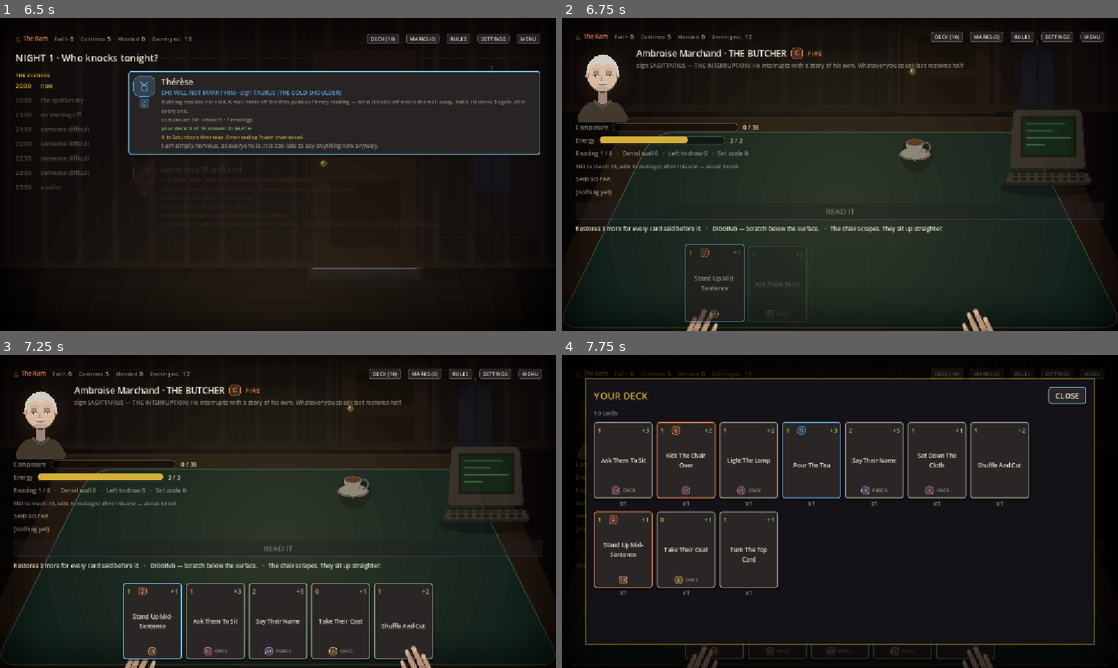
Above: before the commit, frames 1-4 (two rows, left to right).
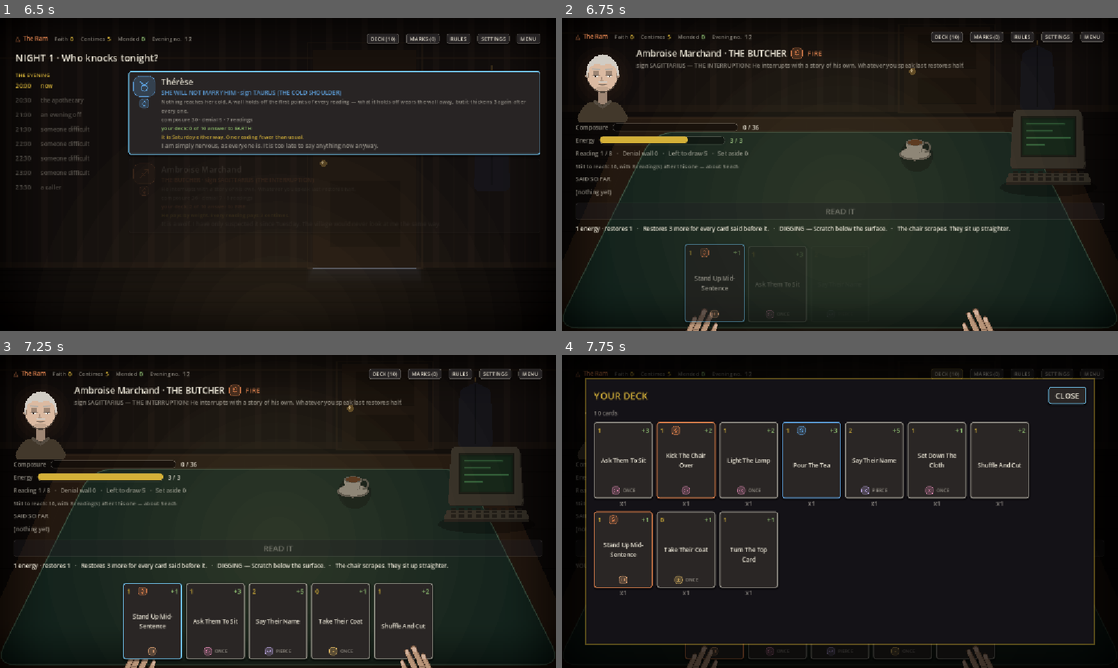
Above: after the commit, the same moments.

Repository: SwanFortune/fortune
Game: Godot game, scene res://scenes/Boot.tscn
The game is run twice, just before and just after one commit, with the same random seed, the same clock (stepped at 60 frames per second) and the same inputs.
Inputs (mouse positions are in pixels of both pictures, inside the frame that each line leads up to):
- Up to frame 1 (6.5 s): click "BEGIN A READING" at 0.5 s; click (133, 115) at 1.27 s; type "12" at 1.35 s; click "−" at 2 s; click "+" at 2.75 s; click "BACK" at 3.5 s; click "BEGIN A READING" at 4.25 s; click (133, 115) at 5.02 s; type "12" at 5.1 s; tap Enter (ui_accept) at 5.75, 6.02 s; move the mouse to (400, 158) at 5.77 s; hold Right (ui_right) from 5.78 s (still down); hold D (parlour_deck) from 5.78 s (still down); click (400, 158) at 5.92 s
- Up to frame 2 (6.75 s): release Right (ui_right) at 6.5 s; release D (parlour_deck) at 6.5 s; drag from (728, 190) to (812, 237) at 6.52 s
- Up to frame 3 (7.25 s): no input
- Up to frame 4 (7.75 s): click "DECK (10)" at 7.25 s

Frame 1 is identical in both runs. In frame 2, 0.8% of the frame differs, in the area x 2-81%, y 66-69%; in frame 3, 0.8%; in frame 4, nothing differs.

Commit message:
Finish the comment pass, and a card that had nothing to say
Second half of the trim: Map, RunHeader, Profile, Minitel, Icons, I18n, Audio,
Content, ModLoader, SettingsMenu, HowToPlay, PickScreen. Same rule as before,
and most of these earned their keep -- what a pack may put in an `unlock`, why
the Minitel's own words are exempt from I18n, why JSON numbers are coerced to
int in the loader rather than at forty display sites, why the look settings are
pulled, why the denial wall drains here and does not in the source. Those are
contracts. What went was the before-and-after around them.

CORRECTION TO THE LAST COMMIT MESSAGE. It claimed the comment share went from
30% to 26%; that compared two different sets of files. Measured over the same
set -- autoload/ and scenes/ -- it is 32.1% before the pass and 30.3% now. The
useful number is not that one anyway: 236 lines of narration are gone and no
constraint went with them.

AND THE FLAKE THAT CAME OUT OF IT WAS A REAL BUG AGAIN. One suite run in six
failed with "a card in hand carries no text at all". True: a card face's
tooltip was assembled from the extra rule, the archetype, the flavour and the
keywords, and a plain card has none of those -- so its tooltip was empty, and
the reading screen's hand label stayed blank when it was focused. That label is
the only channel a keyboard player has for reading a card at all.

Every tooltip now opens with what the card costs and what it restores, through
one UIKit.card_price() the reward row shares, so the two cannot drift. Eight
consecutive runs clean.

Full suite green.

Co-Authored-By: Claude Opus 5 <noreply@anthropic.com>
Claude-Session: https://claude.ai/code/session_01J6RRrwyn3hcGZTmEVan3Un

Diff:
--- a/godot/autoload/Audio.gd
+++ b/godot/autoload/Audio.gd
@@ -2,9 +2,6 @@
 ## autoload/Art.gd: the game is fully playable with zero audio files present,
 ## a missing sound is silence rather than an error, and it improves piece by
 ## piece as real audio lands.
-##
-## Before this existed, `master_volume` and `muted` in Settings drove the real
-## AudioServer master bus with nothing on it — honest wiring carrying nothing.
 ##
 ## THE SOUNDS THAT SHIP ARE PLACEHOLDERS. They are synthesized (see
 ## tests/gen_sounds.py) and are meant to be replaced, exactly the way the
--- a/godot/autoload/Content.gd
+++ b/godot/autoload/Content.gd
@@ -13,11 +13,9 @@
 ## every autoload that touches Content fails with it — which is to say the
 ## whole game, before anything has had a chance to report a useful error.
 ##
-## The README tells people to run the headless tests, so "clone and run" is the
-## first thing anyone does; it was broken and only worked here because this
-## container had a cache left over from an earlier editor-less run. preload()
-## resolves by path and needs no registry. This is the third time a bare global
-## name has bitten this port — see Nav.gd's header for the other two.
+## preload() resolves by path and needs no registry, so it works on a clone that
+## has never been opened in the editor — which is how the README tells people to
+## run this. See Nav.gd's header for the same trap in another form.
 const MOD_LOADER := preload("res://autoload/ModLoader.gd")
 
 ## NOTE: this used to be a `const LOAD_EXAMPLE_MODS := true` that nothing
@@ -28,19 +26,14 @@
 ## Emitted at the end of every reload(). Art, Audio, I18n and Save each connect
 ## to it in their own _ready() and re-sync themselves.
 ##
-## This used to be the CALLER's job: a screen that reloaded content also had to
-## remember to call Art.reload(), Audio.reload(), I18n.reload() and to put the
-## run in progress through Save so its copies of content records were looked up
-## again. The Mods screen did all of it. The Library did two of the four — so
-## editing a card while a run was in progress changed the registry and left the
-## deck holding the old version, and the player watched their edit do nothing.
+## FANNED OUT FROM HERE, never done by the caller. A screen that reloads content
+## would otherwise have to remember all four by hand, and one that remembered
+## only some left the run in progress holding stale copies of the records it had
+## just edited.
 ##
-## Fanning out from here instead means the list cannot be got wrong once and
-## then copied wrong forever: each subsystem owns its own response, and a new
-## screen that reloads content gets all of it for free. Connection order is
-## autoload order (see project.godot) — Art, Audio, I18n, then Save — which is
-## the order that matters, since Save's re-resolution reads the registries and
-## the locale that the first three have just refreshed.
+## Connection order is autoload order (project.godot): Art, Audio, I18n, then
+## Save — and that order matters, because Save's re-resolution reads the
+## registries and the locale the first three have just refreshed.
 signal reloaded
 
 var registries: Dictionary = {}
--- a/godot/autoload/I18n.gd
+++ b/godot/autoload/I18n.gd
@@ -109,11 +109,9 @@
 	return content("sign/" + str(sign.get("k", "")), field, str(sign.get(field, "")))
 
 
-## Port of fill()/PRON (Parlour v23.dc.html ~1156 and ~1187), which was missed
-## in the first pass: sign rules are written with {S}/{es}/{o}/... tokens meant
-## to be filled from the sitter's own pronoun at display time, and with nothing
-## doing the filling every sign read "{S} need{es} it to be a performance."
-## on screen.
+## Port of fill()/PRON (Parlour v23.dc.html ~1156 and ~1187). Sign rules are
+## written with {S}/{es}/{o}/... tokens, filled from the sitter's own pronoun at
+## display time — unfilled, a rule reads "{S} need{es} it to be a performance."
 ##
 ## Substitution happens AFTER translation on purpose. The tokens are part of the
 ## sentence, so a translated rule carries its own — and a translated pronoun
--- a/godot/autoload/Icons.gd
+++ b/godot/autoload/Icons.gd
@@ -1,11 +1,10 @@
 ## Autoload. The prototype's own vector icons, rasterised at whatever size and
 ## colour is asked for.
 ##
-## The source draws real line art for every element, sign, planet and card
-## archetype (EL_ART, SIGN_ART, PLANET_ART, ARCH in Parlour v23.dc.html). This
-## port had been showing the △▽◇□ TEXT GLYPHS instead — which the source uses
-## only as the character fallback inside its own card art. So a whole visual
-## system existed in the design and none of it had been carried over.
+## The line art for every element, sign, planet and card archetype comes from
+## the source (EL_ART, SIGN_ART, PLANET_ART, ARCH in Parlour v23.dc.html). The
+## △▽◇□ text glyphs are only the character fallback, and only where an icon is
+## missing.
 ##
 ## The path data is in data/base/icons.json, verbatim. Nothing here interprets
 ## it: an icon is wrapped in a 24x24 SVG document and handed to
--- a/godot/autoload/ModLoader.gd
+++ b/godot/autoload/ModLoader.gd
@@ -231,21 +231,15 @@
 	return _whole_numbers_to_ints(result)
 
 
-## JSON has no integer type, so Godot parses every number as a float: a card's
-## `"cost": 1` arrives as 1.0. The whole codebase then treats these as ints —
-## `int(c.get("cost"))` in scoring, `str(c.get("cost"))` on a card face — and
-## that mostly worked, because Godot 4.3's str() printed an integral float as
-## "1".
+## JSON HAS NO INTEGER TYPE, so Godot parses every number as a float: a card's
+## `"cost": 1` arrives as 1.0. The codebase treats these as ints throughout, and
+## str() on an integral float prints "1" on Godot 4.3 and "1.0" on 4.7 — so
+## without this every card reads "1.0" for its cost, with nothing erroring and
+## no test failing.
 ##
-## Godot 4.7 prints it as "1.0". Every card in the game suddenly read "1.0" for
-## its cost and "+5.0" for its restore. Nothing errored and no test failed:
-## the bug had been latent since the first commit, hidden by a formatting
-## detail of one engine version, and only a screenshot under 4.7 showed it.
-##
-## Fixing it at the display sites would be whack-a-mole. Fixing it here makes
-## "a number that looks whole IS an int" true for base content and every mod at
-## once, which is what the code has always assumed. Genuinely fractional values
-## (maxMul 1.35, pitch_jitter 0.05) are left alone.
+## Coerced HERE rather than at the display sites, so "a number that looks whole
+## IS an int" holds for base content and every mod at once. Genuinely fractional
+## values (maxMul 1.35, pitch_jitter 0.05) are left alone.
 func _whole_numbers_to_ints(value):
 	match typeof(value):
 		TYPE_FLOAT:
--- a/godot/autoload/Profile.gd
+++ b/godot/autoload/Profile.gd
@@ -1,19 +1,13 @@
 ## Autoload. What persists BETWEEN runs, as opposed to Save.gd's single run in
 ## progress. Small on purpose: a handful of totals at user://profile.cfg.
 ##
-## It exists to make one thing real. Every reader in readers.json carries an
-## `unlock` field, ported faithfully from the prototype — and nothing read it,
-## so all thirteen were available from the first launch and the field was
-## decoration. It is now a condition this evaluates.
-##
-## NO PROGRESSION IS INVENTED FOR THE BASE GAME. Every base reader still has
-## `unlock: null` and is available immediately, exactly as before; what changed
-## is that the mechanism works, is tested, and is moddable — a pack can lock a
-## reader behind a condition, and the example pack does, so the feature is
-## exercised rather than merely present. Whether any BASE reader should be
-## locked is a design decision for the game's author, not a porting one. (The
-## obvious candidate, if ever: Serpentarius, the thirteenth sign, "You were
-## never on the wheel.")
+## It is what makes readers.json's `unlock` field real rather than decoration.
+##
+## NO PROGRESSION IS INVENTED FOR THE BASE GAME: every base reader carries
+## `unlock: null` and is available immediately. The mechanism works, is tested
+## and is moddable — the example pack locks a reader, so it is exercised — but
+## whether any BASE reader should be locked is the author's decision, not a
+## porting one.
 ##
 ## Stats are recorded by watching Run.state_changed for the transitions that
 ## matter, the same way Save.gd works, so Run.gd stays free of persistence.
@@ -187,11 +181,9 @@
 	for key in STATS:
 		if _values.has(key):
 			cfg.set_value(SECTION, key, _values[key])
-	# The return value is not decoration: if user:// is read-only or the disk is
-	# full this fails, and until now it failed in silence — the same class of
-	# bug as the run that stopped being saved without telling anyone, with
-	# smaller stakes (a lost setting or a lost unlock, not a lost run) and the
-	# same fix. The main menu shows it, once, for whichever of the three failed.
+	# The return value is not decoration: a read-only user:// or a full disk
+	# fails here, and the main menu shows it once for whichever of the three
+	# config writes failed. Silent, it costs an unlock.
 	# Written to a temporary file and renamed into place, for the same reason
 	# Save.gd does it: a crash partway through a write would otherwise leave a
 	# truncated config, and a truncated config is one ConfigFile.load() refuses
--- a/godot/scenes/HowToPlay.gd
+++ b/godot/scenes/HowToPlay.gd
@@ -1,10 +1,4 @@
 ## The rules, in one place a player can actually reach.
-##
-## The game explained itself nowhere. What explanation existed lived in hover
-## tooltips — which are unreachable on a gamepad, invisible to anyone who does
-## not think to hover, and gone the moment you move the mouse. So a player
-## opening this cold had no way to learn what composure is, why the ORDER of
-## the cards is the entire game, or what a sign's denial does to them.
 ##
 ## MOST OF THIS IS NOT NEW PROSE. The glossary is `UIKit.KEYS`, which the
 ## author wrote and the locale already translates; the elements come from
--- a/godot/scenes/Map.gd
+++ b/godot/scenes/Map.gd
@@ -51,17 +51,13 @@
 	_knock(root)
 
 
-## SOMEBODY KNOCKS. The screen asks "who knocks tonight?", a run is sixteen
-## knocks long, and it ends the night the knocking stops — and in the entire
-## port nothing had ever knocked. Three raps on the door behind the screen: the
-## sound, the leaf jumping in its frame, and more of whoever is out there coming
-## under it each time.
+## Three raps on the door behind the screen: the sound, the leaf jumping in its
+## frame, and more light under it each time. The rhythm accelerates slightly,
+## the way a person's knuckles do.
 ##
-## Nothing waits for it. The options are already there and already focused; a
+## NOTHING WAITS FOR IT. The options are already there and already focused, so a
 ## player can choose during the first knock. An atmosphere beat that takes the
-## game away from you is a beat you resent by the tenth night.
-##
-## The rhythm accelerates slightly, the way a person's knuckles do.
+## game away from you is one you resent by the tenth night.
 const KNOCKS := [0.00, 0.34, 0.60]
 
 func _knock(root: Control) -> void:
@@ -75,13 +71,12 @@
 		return
 	# THE ROOM BY ITS ID, never by reference, all the way down.
 	#
-	# The rule, established the hard way: a lambda whose OWN OBJECT is freed is
-	# dropped silently by Godot's signal bookkeeping and never runs — which is
-	# fine. A lambda that CAPTURES a freed Node is not: the engine nulls the
-	# capture, logs "Lambda capture at index 0 was freed", and calls the body
-	# anyway, so a guard inside the body is too late. These two knocks, pending
-	# for up to six tenths of a second after a player picks a caller and the map
-	# is torn down, were every one of the ten such errors the suite printed.
+	# A lambda whose OWN OBJECT is freed is dropped silently and never runs. A
+	# lambda that CAPTURES a freed Node is not: Godot nulls the capture, logs
+	# "Lambda capture at index 0 was freed", and calls the body ANYWAY — so a
+	# guard inside the body is too late. These knocks stay pending for six
+	# tenths of a second after the map is torn down, which is long enough to
+	# hit it on every single encounter.
 	var id := room.get_instance_id()
 	var rattle := func(v: float) -> void:
 		if is_instance_id_valid(id):
@@ -100,13 +95,11 @@
 
 
 ## The night as a page in an appointment book: eight half-hours down the left,
-## each one either written in, happening now, or still to come.
+## each either written in, happening now, or still to come.
 ##
-## This is the thing the game most obviously did not have. "Who knocks
-## tonight?" was a question asked with no information whatsoever — you could not
-## see that the Mayor was at the end of it, that the apothecary was at half past
-## nine, or that you had two more callers before a night off. Every deckbuilder
-## worth the name shows you the road; this one showed one step of it.
+## PAST hours name who came and how it went; FUTURE hours give the shape only —
+## a name would give the night away. Built from Run.state's plan, which is
+## decided at the start of the night for exactly this reason.
 const AGENDA_WIDTH := 214.0
 
 ## What a future hour promises, by what the plan says is on offer. Only the
@@ -122,11 +115,10 @@
 
 ## One line saying how the deck you are carrying answers to this caller's sign.
 ##
-## Counted straight off the deck rather than through Rules, on purpose: this is
-## a plain "how many of these do I own", and the two cards whose element is not
-## fixed until they are played (the chromatics) are counted as what they are —
-## unfixed — rather than guessed at. A screen that guesses is worse than one
-## that says it does not know.
+## Counted straight off the deck rather than through Rules: this is a plain "how
+## many of these do I own". The chromatics, whose element is not fixed until
+## they are played, are reported as UNFIXED rather than guessed — a screen that
+## guesses is worse than one that says it does not know.
 func _deck_against(q: Dictionary) -> String:
 	var el := str(q.get("el", ""))
 	if el == "":
--- a/godot/scenes/PickScreen.gd
+++ b/godot/scenes/PickScreen.gd
@@ -60,22 +60,13 @@
 		var el_c: Color = UIKit.el_color(c["el"]) if c.get("el") != null else UIKit.DIM
 		lines.append([I18n.t(str(o.get("kind", ""))), 11, UIKit.GOLD])
 		lines.append([UIKit.card_summary(c), 16, el_c])
-		# WHAT IT COSTS AND WHAT IT RESTORES WERE NOWHERE ON THIS SCREEN. The
-		# rows carried the name, the extra rule and the flavour — and the two
-		# numbers that define a card were not among them, because auto_text()
-		# only describes what a card does BEYOND restoring. So the single most
-		# consequential decision in the game, which card goes into your deck for
-		# the rest of the run, was made without them. A plain card with no extra
-		# rule was worse still: its rules line came out empty, so the row said a
-		# name, a blank, and a line of flavour.
-		#
-		# A line, not the drawn face. The face was tried first and is the nicer
-		# object — it is what the card will look like in the hand — but it is 158
-		# pixels tall, and three of them pushed the third reward below the fold.
-		# A choice screen whose options cannot be seen at once is a worse problem
-		# than the one being fixed.
-		lines.append([I18n.t("%s energy · restores %s") % [
-			c.get("cost", 0), c.get("f", 0)], 12, UIKit.GOLD])
+		# The price, explicitly: auto_text() only describes what a card does
+		# BEYOND restoring, so without this the two numbers that define a card
+		# appear nowhere on the screen where you choose it for the rest of the
+		# run. A LINE, not the drawn face — a face is 158px tall and three of
+		# them push the third option below the fold, and a choice screen whose
+		# options cannot be compared at once is the worse problem.
+		lines.append([UIKit.card_price(c), 12, UIKit.GOLD])
 		lines.append([UIKit.card_text(c), 12, UIKit.INK])
 		if c.get("fl", "") != "":
 			lines.append([c["fl"], 11, UIKit.DIM])
@@ -90,11 +81,9 @@
 		lines.append([I18n.t(str(o.get("name", ""))), 16, UIKit.INK])
 		lines.append([I18n.t(str(o.get("text", ""))), 12, UIKit.DIM])
 
-	# An option that hands over a card or a mark may still have SOMETHING TO SAY
-	# about it — the events written for the port lean on that line ("It smells
-	# like her kitchen and it works, which you resent"). Only the third branch
-	# above printed `text`, so on a card or a mark the option's own words were
-	# silently thrown away and the row read as a shop entry.
+	# An option handing over a card or a mark may still have SOMETHING TO SAY
+	# about it, and the events lean on that line. The branches above print the
+	# card or the mark, not the option, so without this those words are lost.
 	if (o.has("card") or o.has("mark")) and str(o.get("text", "")) != "":
 		lines.append([I18n.t(str(o["text"])), 11, UIKit.DIM])
 
--- a/godot/scenes/RunHeader.gd
+++ b/godot/scenes/RunHeader.gd
@@ -1,13 +1,10 @@
-## The persistent run status bar, shown on every in-run screen (map, reading,
-## pick, result). Before this existed the run's own state was scattered and
-## partly invisible: coin/faith were re-rendered slightly differently on two
-## screens, the deck was only ever a number you couldn't inspect, and MARKS
-## AND RELICS WERE SHOWN NOWHERE AT ALL — you could earn a permanent passive
-## off an elite and have no way to find out what it did.
+## The persistent run status bar, on every in-run screen: map, reading, pick,
+## result. One place where the run's own state is rendered, so it cannot drift
+## between screens, and where the deck and the marks are inspectable rather than
+## being a number you cannot open.
 ##
-## Built as a plain static factory rather than a scene so the existing
-## screens (which all build their UI procedurally in _ready) can each add one
-## line and get it, with no .tscn wiring.
+## A static factory rather than a scene, so a screen that builds its UI in
+## _ready() adds one line and gets it, with no .tscn wiring.
 class_name RunHeader
 extends RefCounted
 
@@ -16,12 +13,12 @@
 const UIKit := preload("res://scenes/UIKit.gd")
 
 
-## `host` is the scene adding the header — used as the parent for the modal
-## overlays and as the scene to come back to from Settings.
-## Returns the header. When the run cannot be written to disk it returns a
-## column — the warning line above the bar — rather than the bar alone, so
-## every screen that adds a header gets the warning without a change of its
-## own. Callers add whatever comes back; none of them cares which it is.
+## `host` is the scene adding the header — the parent for the modal overlays,
+## and the scene Settings comes back to.
+##
+## Returns the bar, OR a column of the bar under a warning line when the run
+## cannot be written to disk. Callers add whatever comes back without caring
+## which, so every screen with a header inherits the warning.
 static func build(host: Node) -> Control:
 	var bar := _bar(host)
 	if not Save.write_failed:
@@ -51,10 +48,9 @@
 	bar.add_child(_stat(I18n.t("Faith"), str(st.get("faith", 0)), UIKit.GOLD, I18n.t(UIKit.KEYS["faith"])))
 	bar.add_child(_stat(I18n.t("Centimes"), str(st.get("coin", 0)), UIKit.GOLD, I18n.t(UIKit.KEYS["centimes"])))
 	bar.add_child(_stat(I18n.t("Mended"), str(st.get("mended", 0)), UIKit.GREEN, ""))
-	# WHICH RUN THIS IS. You choose a difficulty and a seed on the sign screen
-	# and then nothing said which you were on for the next three nights, so a
-	# player halfway up the ladder could not tell a hard run from an ordinary
-	# one, and a seed handed round was unverifiable at the far end.
+	# WHICH RUN THIS IS — the difficulty and the seed chosen on the sign screen.
+	# Without them a player halfway up the ladder cannot tell a hard run from an
+	# ordinary one, and a seed handed to somebody else is unverifiable.
 	var level := int(st.get("level", 0))
 	if level > 0:
 		var rung: Dictionary = {}
@@ -76,28 +72,21 @@
 	bar.add_child(_chip("%s (%d)" % [I18n.t("DECK"), deck.size()], func(): _show_deck(host)))
 
 	var marks: Array = st.get("marks", [])
-	# Reads "MARKS (0)" rather than being hidden when empty, so it's
-	# discoverable as a thing that fills up rather than appearing from
-	# nowhere the first time an elite drops one.
+	# Reads "MARKS (0)" rather than hiding when empty, so it is discoverable as
+	# a thing that fills up rather than appearing from nowhere.
 	bar.add_child(_chip("%s (%d)" % [I18n.t("MARKS"), marks.size()], func(): _show_marks(host)))
-	# The rules, as an overlay rather than a scene change: a player who needs
-	# to look something up mid-reading should not have to leave the reading,
-	# and the run screens rebuild from Run.state anyway so a trip out and back
-	# would be safe but jarring.
+	# An overlay rather than a scene change: looking a rule up mid-reading
+	# should not mean leaving the reading.
 	bar.add_child(_chip(I18n.t("RULES"), func(): _show_rules(host)))
 	bar.add_child(_chip(I18n.t("SETTINGS"), func():
 		Nav.goto_settings(host.scene_file_path)
 	))
-	# THE WAY OUT. Once BEGIN was pressed there was no route back to the main
-	# menu from anywhere in the game: not from the sign screen, not from the map,
-	# not from the ending. SETTINGS returned you to the run it came from, and
-	# everything else led forward. Which meant that after starting a run a player
-	# could not reach the Library, the Minitel, the mods list — or QUIT. The only
-	# way to leave this game was the window's close button.
+	# THE WAY OUT of a run, and the only route back to the Library, the Minitel,
+	# the mods list and QUIT once one has started. See UIKit.WAY_OUT.
 	#
-	# No confirmation, because there is nothing to confirm: the run is written to
-	# disk on the way out and CONTINUE on the menu picks it up mid-reading, cards
-	# in hand and all. That is the whole reason the save keeps the fight.
+	# No confirmation, because there is nothing to confirm: the run is flushed to
+	# disk on the way out and CONTINUE picks it up mid-reading, cards in hand.
+	# That is what the save keeping the fight is for.
 	var way_out := _chip(I18n.t("MENU"), func():
 		Save.flush()
 		Nav.goto_main_menu()
@@ -115,11 +104,10 @@
 ##
 ## Returns true if it consumed the event, so the caller can mark it handled.
 ##
-## WHILE AN OVERLAY IS OPEN THIS SWALLOWS EVERYTHING. That is the point, and it
-## was missing: the overlay is a modal panel drawn over the screen, but the
-## screen underneath kept its own keyboard handling, so pressing D twice opened
-## a second deck on top of the first, Escape closed nothing, and the reading's
-## own READ IT shortcut still fired at a board the player could not see.
+## WHILE AN OVERLAY IS OPEN THIS SWALLOWS EVERYTHING, and must: the overlay is
+## a panel drawn over a screen that is still live underneath. Let a key through
+## and D opens a second deck on top of the first, Escape closes nothing, and
+## READ IT fires at a board the player cannot see.
 static func handle_shortcut(event: InputEvent, host: Node) -> bool:
 	var open := open_overlay(host)
 	if open != null:
@@ -167,8 +155,8 @@
 	b.text = text
 	b.pressed.connect(on_pressed)
 	b.add_theme_font_size_override("font_size", 11)
-	# The header's chips are the same surface as every other button, at three
-	# fifths of the treatment — they sit above the game and should not shout.
+	# The same surface as every other button at three fifths of the treatment:
+	# these sit above the game and should not shout.
 	UIKit.style_button(b, 0.6)
 	return b
 
--- a/godot/scenes/SettingsMenu.gd
+++ b/godot/scenes/SettingsMenu.gd
@@ -1,11 +1,5 @@
 ## Settings screen. A category rail down the left, the chosen category's rows
 ## on the right, actions along the bottom.
-##
-## It was one long scroll until it had twenty rows in it, at which point the
-## thing a player actually does here — "find the volume" — meant reading past
-## everything else. The rail is not decoration: it is the only way a settings
-## screen stays findable as it grows, which is why every game with more than a
-## dozen options has one.
 ##
 ## Every control is bound directly to a Settings key and takes effect
 ## immediately. There is no Apply button and no staged copy of the values,
--- a/godot/scenes/UIKit.gd
+++ b/godot/scenes/UIKit.gd
@@ -1363,6 +1363,16 @@
 	return I18n.t(str(value))
 
 
+## What a card costs to say and what it restores before any rule applies — the
+## two numbers printed on its face, as a sentence.
+##
+## One function because it is said in two places that must not drift: the hand
+## card's tooltip and the reward row. It also guarantees a card ALWAYS has
+## something to say, which card_face() relies on — see its tooltip.
+static func card_price(c: Dictionary) -> String:
+	return I18n.t("%s energy · restores %s") % [c.get("cost", 0), c.get("f", 0)]
+
+
 static func card_text(c: Dictionary) -> String:
 	if c.get("custom", false):
 		return c.get("text", "")
@@ -1410,7 +1420,14 @@
 	wrap.custom_minimum_size = card_face_size()
 	var el = c.get("el")
 	var el_c: Color = el_color(el) if el != null and el != "" else DIM
-	var tip_lines: Array = [card_text(c)]
+	# ALWAYS STARTS WITH THE PRICE, so a card can never have an empty tooltip.
+	# A plain card — no extra rule, no archetype, no flavour, no keyword — has
+	# nothing else to say, and an empty tooltip means the reading screen's hand
+	# label stays blank when that card is focused. That label is the only channel
+	# a keyboard player has for reading a card at all.
+	var tip_lines: Array = [card_price(c)]
+	if card_text(c) != "":
+		tip_lines.append(card_text(c))
 	var arch_tip := archetype_text(str(c.get("a", "")))
 	if arch_tip != "":
 		tip_lines.append(arch_tip)
